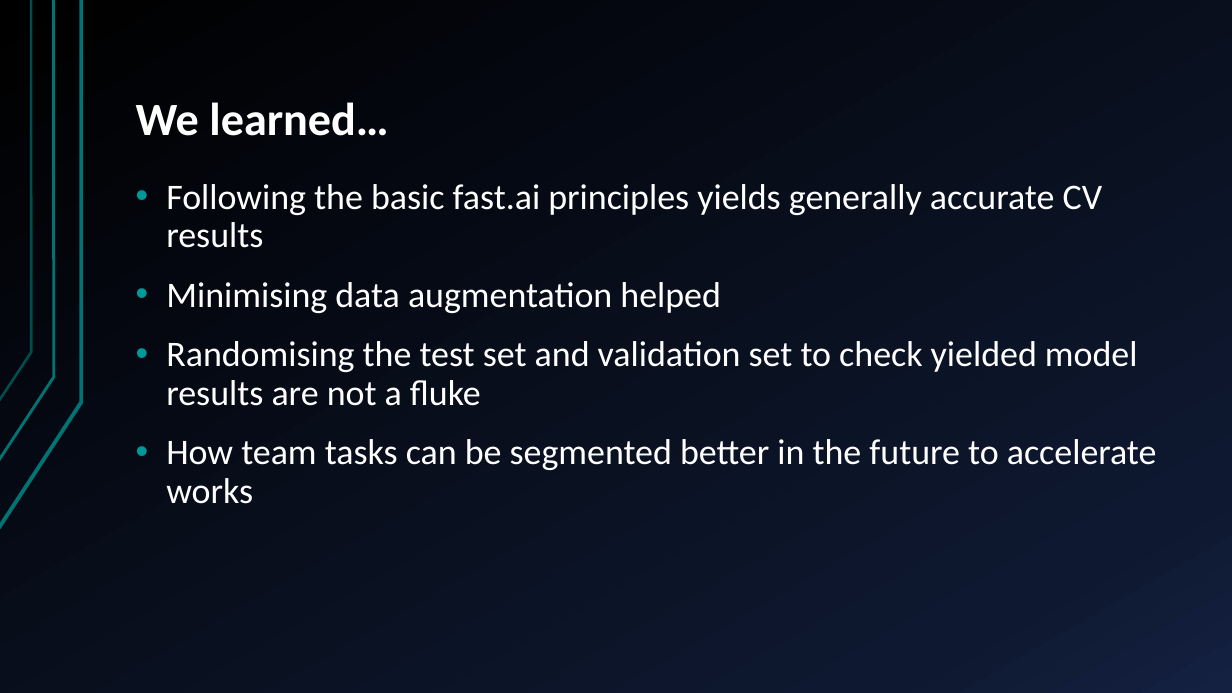
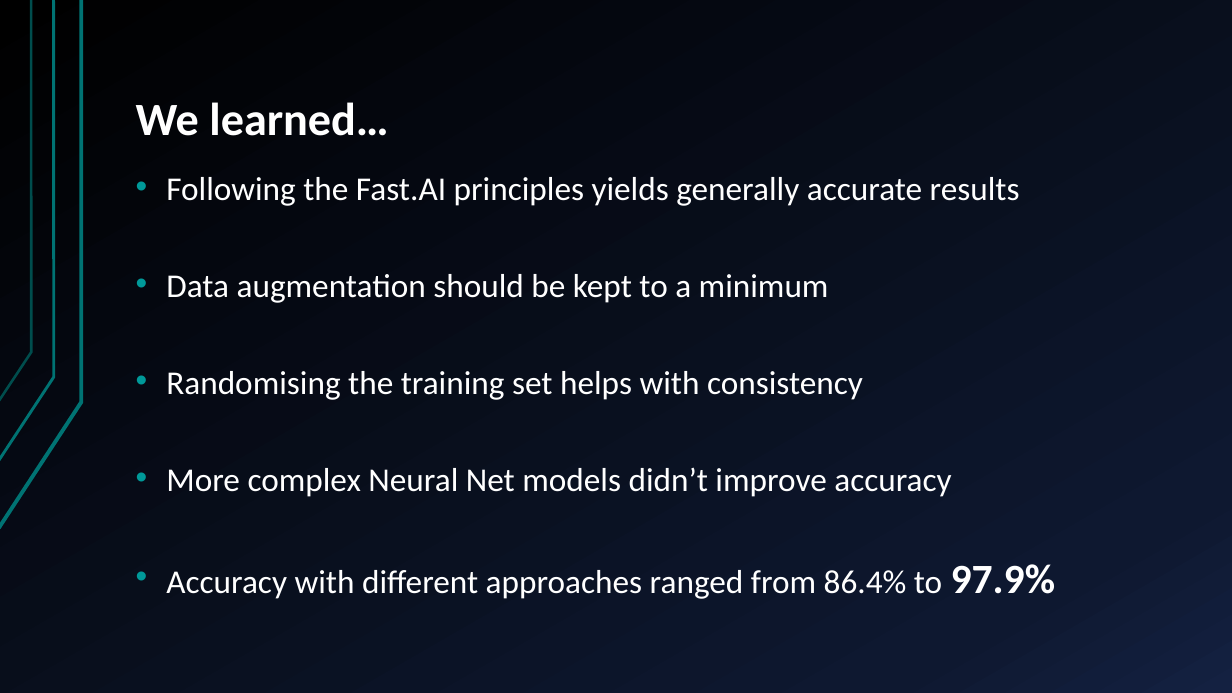
Before and after one commit to sofiary/teamunicornn, a slide deck: slide 27 of Western Power Hack-a-Gig Presentation.pptx (slide 25 before the commit). Drawn at 1232x693 pixels with LibreOffice and Linux fonts; fonts in the diff are those of the drawing. Boxes give left, top, right and bottom in pixels: in the first picture for what was removed or moved away, otherwise in the second. Text is boxed around its words. In the diff, an @@ line names an element or a change of style, - is before the commit and + after.

```diff
--- a/Western Power Hack-a-Gig Presentation.pptx
+++ b/Western Power Hack-a-Gig Presentation.pptx
@@ text at box(166, 177, 1056, 599): text changed; size 28 to 25.9 pt @@
-• Following the basic fast.ai principles yields generally accurate CV results
-• Minimising data augmentation helped
-• Randomising the test set and validation set to check yielded model results are not a fluke
-• How team tasks can be segmented better in the future to accelerate works
+• Following the Fast.AI principles yields generally accurate results
+• Data augmentation should be kept to a minimum
+• Randomising the training set helps with consistency
+• More complex Neural Net models didn’t improve accuracy
+• Accuracy with different approaches ranged from 86.4% to 97.9%
```
Also in this commit, not shown: 6 other slides changed, 5 slides added, 3 slides removed.
